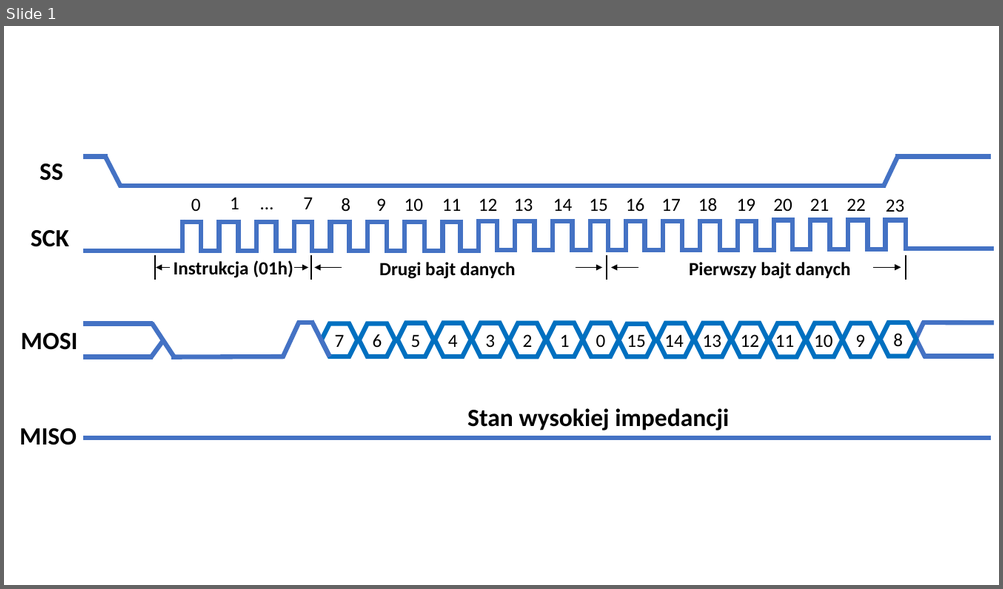
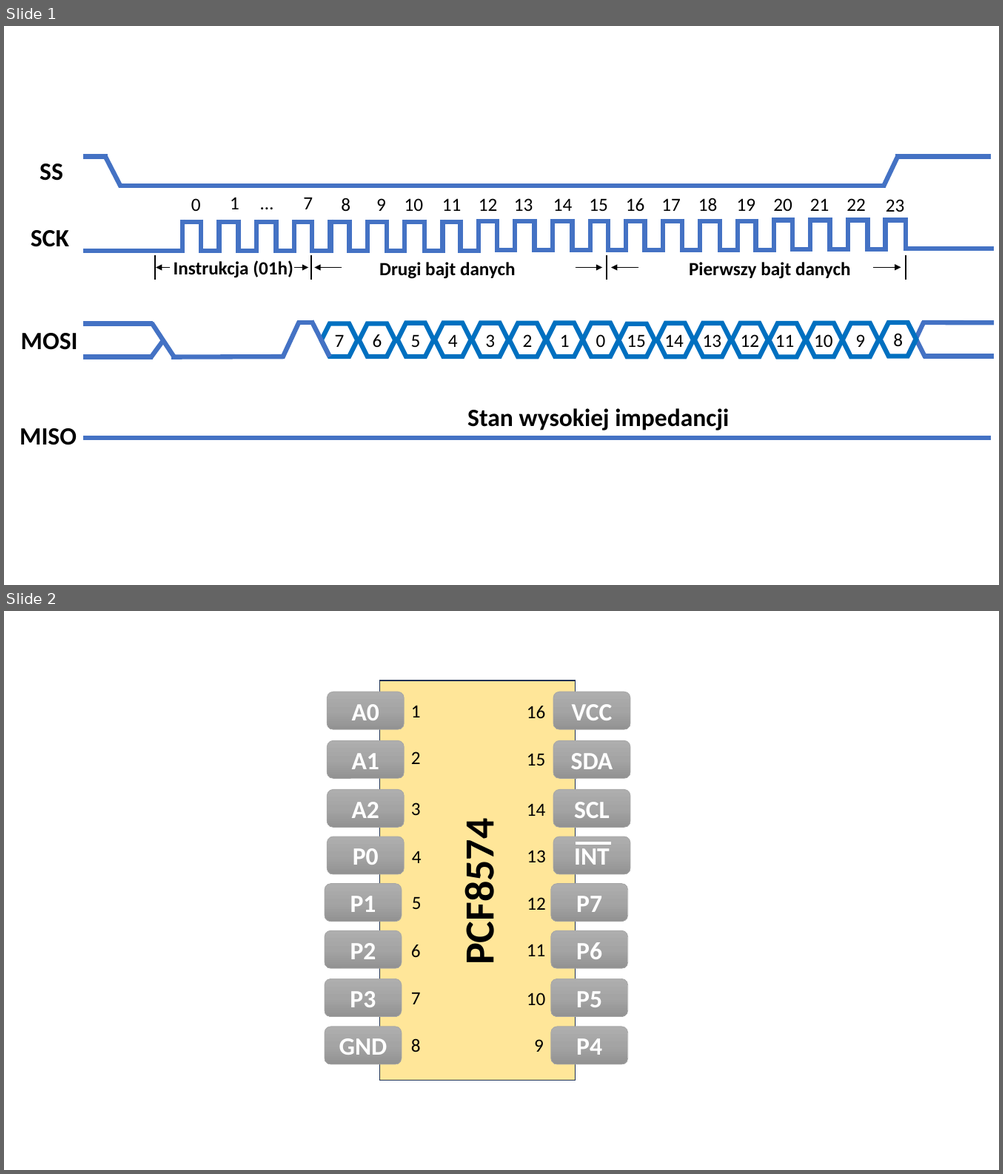
Before and after one commit to rryske2001/praca-magisterska, a slide deck: obrazki/rysunki.pptx. Shown one above the other, each under a label of ours: slide 1 before the commit, slides 1 and 2 after it. The pictures are 1003x589 and 1003x1174 pixels, drawn with LibreOffice and Linux fonts; fonts in the diff are those of the drawing. Boxes give left, top, right and bottom in pixels: in the first picture for what was removed or moved away, otherwise in the second. Text is boxed around its words. In the diff, an @@ line names an element or a change of style, - is before the commit and + after.

```diff
--- a/obrazki/rysunki.pptx
+++ b/obrazki/rysunki.pptx
@@ slide 2 added at <box>4,611,999,1170</box>, background #FFFFFF @@
@@ group added at <box>325,681,630,1080</box>: 17 texts, 16 rounded rectangles, 1 rectangle, 1 line @@
+A0
+A1
+A2
+P0
+P1
+P2
+P3
+GND
+VCC
+SDA
+SCL
+INT
+P7
+P6
+P5
+P4
+1
+2
+3
+4
+5
+6
+7
+8
+9
+10
+11
+12
+13
+14
+15
+16
+PCF8574
```
Also in this commit, not shown: 2 other slides added, 5 other files.
